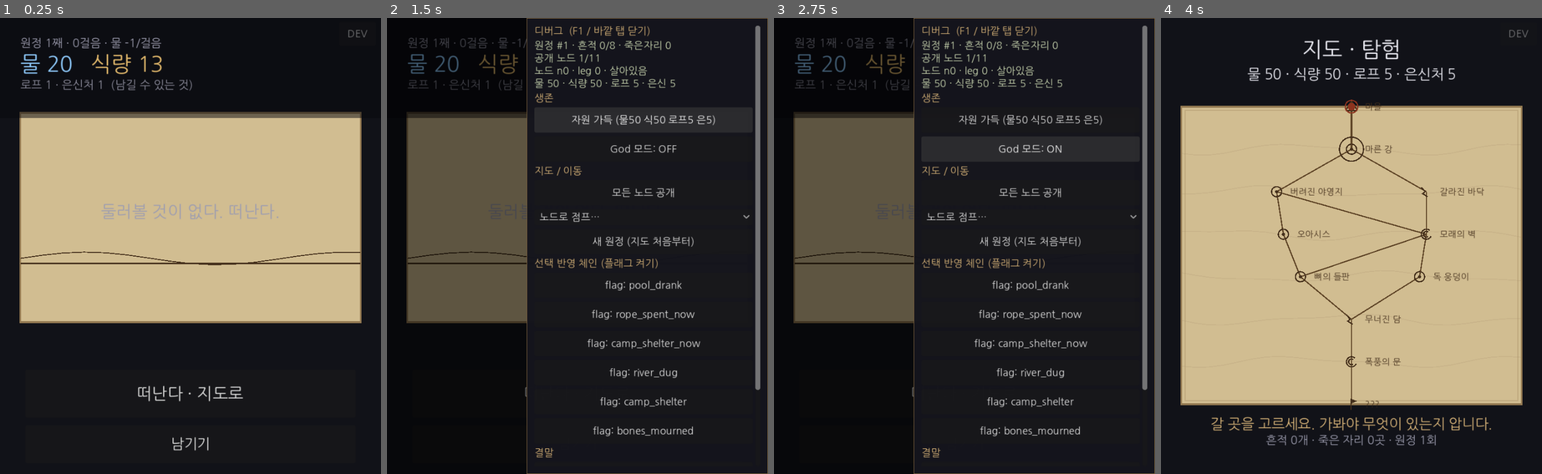
Above: before the commit, frames 1-4 (left to right).
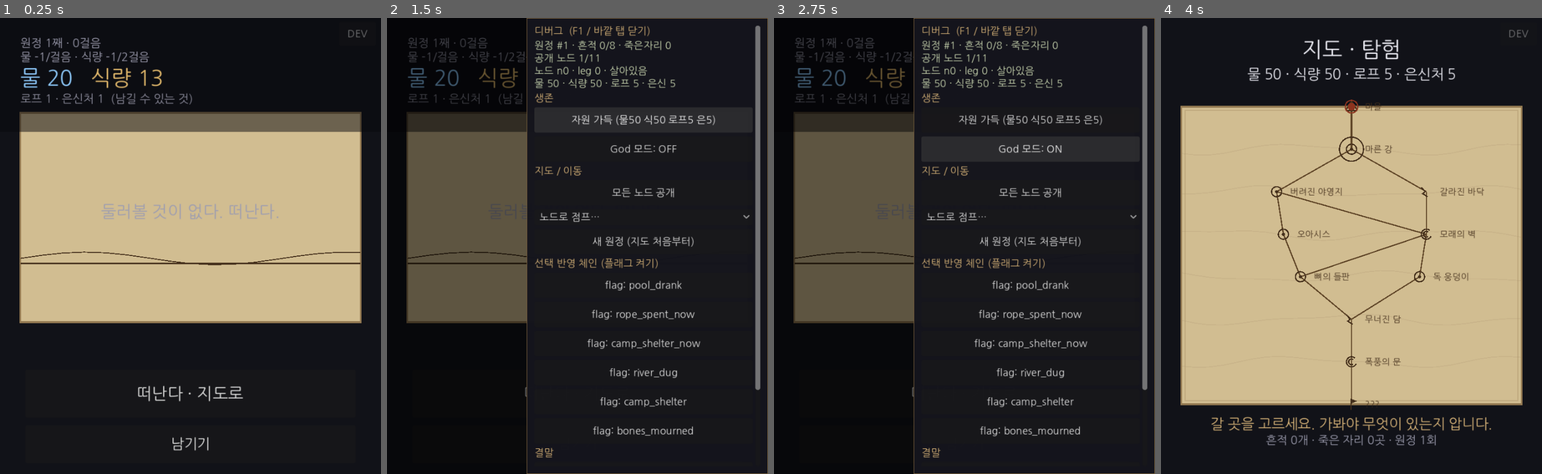
Above: after the commit, the same moments.

Repository: soomin007/Otherside
Game: Godot game, scene res://scenes/expedition.tscn
Same seed, same stepped clock (60 frames per second), same inputs: the game is played once before the commit and once after it. This scene is started directly instead of the project's main scene.
Inputs:
- Up to frame 1 (0.25 s): no input
- Up to frame 2 (1.5 s): click "DEV" at 0.5 s; click "자원 가득 (물50 식50 로프5 은5)" at 1.25 s
- Up to frame 3 (2.75 s): click "God 모드: OFF" at 2 s
- Up to frame 4 (4 s): click "God 모드: ON" at 2.75 s; click "모든 노드 공개" at 3.5 s

The runs differ from the first frame. In frame 1, 4.5% of the frame differs, in the area x 5-95%, y 4-26%; in frame 2, 1.9%; in frame 3, 1.9%; in frame 4, nothing differs.

Commit message:
feat(ui): 온보딩 UX — 조사 용어·클릭 안내·자원 소모 규칙 노출
- '살필 틈' → '조사 N번 가능'(예산=횟수라는 게 읽히게). 예산 0이면 숨김
- 단면 첫 도착 안내 "표시된 곳을 눌러 조사한다 (자원은 들지 않는다)", 첫 조사 후 숨김(학습)
- HUD 에 자원 소모 규칙 노출: "물 -N/걸음 · 식량 -1/2걸음"(FOOD_EVERY 참조)
- SectionRun.probed_count() 추가(첫 도착 안내 판단)
- 기획서·00_START_HERE·backlog 용어 통일 + 온보딩 항목 완료분 정리

Co-Authored-By: Claude Opus 4.8 (1M context) <noreply@anthropic.com>
Claude-Session: https://claude.ai/code/session_01PXf7YUYeFneWV5f8HRH2Hq

Diff:
--- a/scripts/core/SectionRun.gd
+++ b/scripts/core/SectionRun.gd
@@ -2,7 +2,7 @@
 extends RefCounted
 
 ## 도착 노드의 "그림 단면 탐색" 상태·로직 (순수 core — ExpeditionRun 만 참조, GameState/ui 무참조).
-## This War of Mine 결: 단면 안 여러 "지점" 중 제한된 예산("살필 틈")만 조사한다(나머지는 포기).
+## This War of Mine 결: 단면 안 여러 "지점" 중 제한된 조사 횟수(예산)만 조사한다(나머지는 포기).
 ##
 ## 지점 두 출처:
 ##  - 주요 지점(동적): 노드의 도착 카드(로프 무료통과 > 흔적 줍기 > 노드 이벤트 = ExpeditionRun.arrival_event). 있으면 하나.
@@ -72,6 +72,15 @@
 	var result: Dictionary = spot.get("_result", {})
 	return result
 
+## 지금까지 조사한 지점 수 (첫 도착 안내 표시 판단용 — 0이면 아직 아무것도 안 봤다).
+func probed_count() -> int:
+	var n: int = 0
+	for i in range(spots.size()):
+		var spot: Dictionary = spots[i]
+		if bool(spot.get("done", false)):
+			n += 1
+	return n
+
 ## 더 조사할 게 없다 — 예산 소진이거나 모든 지점을 봤다.
 func exhausted() -> bool:
 	if budget <= 0:
--- a/scripts/ui/Expedition.gd
+++ b/scripts/ui/Expedition.gd
@@ -30,7 +30,7 @@
 
 var _section: SectionRun            ## 도착 노드의 단면 탐색 상태(예산·지점)
 var _section_rect: Rect2            ## 단면 그림 영역(지점 히트테스트 기준)
-var _probe_label: Label            ## "살필 틈 N"
+var _probe_label: Label            ## "조사 N번 가능" — 남은 조사 횟수(예산)
 var _banner_label: Label           ## 조사 결과 배너("식량 +2")
 var _banner_timer: float = 0.0     ## 배너 표시 시간
 
@@ -95,7 +95,7 @@
 	_aux_label.add_theme_color_override("font_color", Color(0.56, 0.56, 0.62))
 	top.add_child(_aux_label)
 
-	_probe_label = Label.new()  # "살필 틈 N" — 남은 조사 예산
+	_probe_label = Label.new()  # "조사 N번 가능" — 남은 조사 횟수(예산)
 	_probe_label.add_theme_font_size_override("font_size", UITheme.FS_LABEL)
 	_probe_label.add_theme_color_override("font_color", UITheme.SAND)
 	top.add_child(_probe_label)
@@ -216,7 +216,7 @@
 	card.add_child(_bequeath_box)
 
 func _refresh() -> void:
-	_status_label.text = "원정 %d째 · %d걸음 · 물 -%d/걸음" % [GameState.expedition_count, _run.leg, _run.water_cost()]
+	_status_label.text = "원정 %d째 · %d걸음\n물 -%d/걸음 · 식량 -1/%d걸음" % [GameState.expedition_count, _run.leg, _run.water_cost(), ExpeditionRun.FOOD_EVERY]
 	var water: int = maxi(0, _run.get_res("water"))
 	var food: int = maxi(0, _run.get_res("food"))
 	_water_label.text = "물 %d" % water
@@ -226,7 +226,10 @@
 	_aux_label.text = "로프 %d · 은신처 %d  (남길 수 있는 것)" % [_run.get_res("rope"), _run.get_res("shelter")]
 	_advance_btn.text = "떠난다 · 지도로"
 	if _probe_label != null:
-		_probe_label.text = ("살필 틈 %d" % _section.budget_left()) if (_section != null and _section.spot_count() > 0) else ""
+		if _section != null and _section.spot_count() > 0 and _section.budget_left() > 0:
+			_probe_label.text = "조사 %d번 가능" % _section.budget_left()
+		else:
+			_probe_label.text = ""
 	_update_leave_btn()
 	queue_redraw()
 
@@ -624,6 +627,9 @@
 		SectionArt.draw_spot(self, font, _spot_screen(at), str(spot.get("label", "")), st)
 	if _section.spot_count() == 0:
 		draw_string(font, Vector2(_section_rect.position.x, _section_rect.position.y + _section_rect.size.y * 0.5), "둘러볼 것이 없다. 떠난다.", HORIZONTAL_ALIGNMENT_CENTER, _section_rect.size.x, UITheme.FS_BODY, UITheme.MUTED)
+	elif _section.budget_left() > 0 and _section.probed_count() == 0:
+		# 첫 도착 안내 — 지점을 눌러 조사한다는 걸 짚어준다. 한 번이라도 조사하면 숨긴다(학습).
+		draw_string(font, Vector2(_section_rect.position.x, _section_rect.end.y - 14.0), "표시된 곳을 눌러 조사한다  (자원은 들지 않는다)", HORIZONTAL_ALIGNMENT_CENTER, _section_rect.size.x, UITheme.FS_SMALL, UITheme.INK)
 
 # --- 결말 (목적지 도달: 순환과 재회) ---
 
Not shown, changed: docs/design/00_START_HERE.md
Not shown, changed: docs/design/SYOTOS_기획서_v0.1.md
Not shown, changed: docs/design/backlog.md
